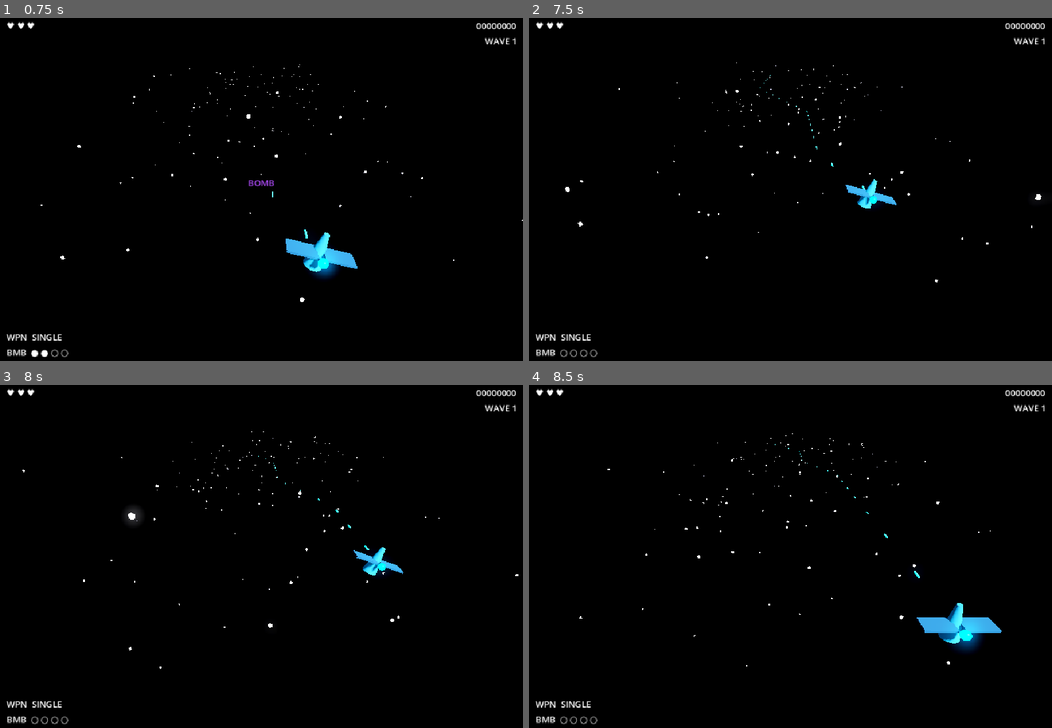
Above: before the commit, frames 1-4 (two rows, left to right).
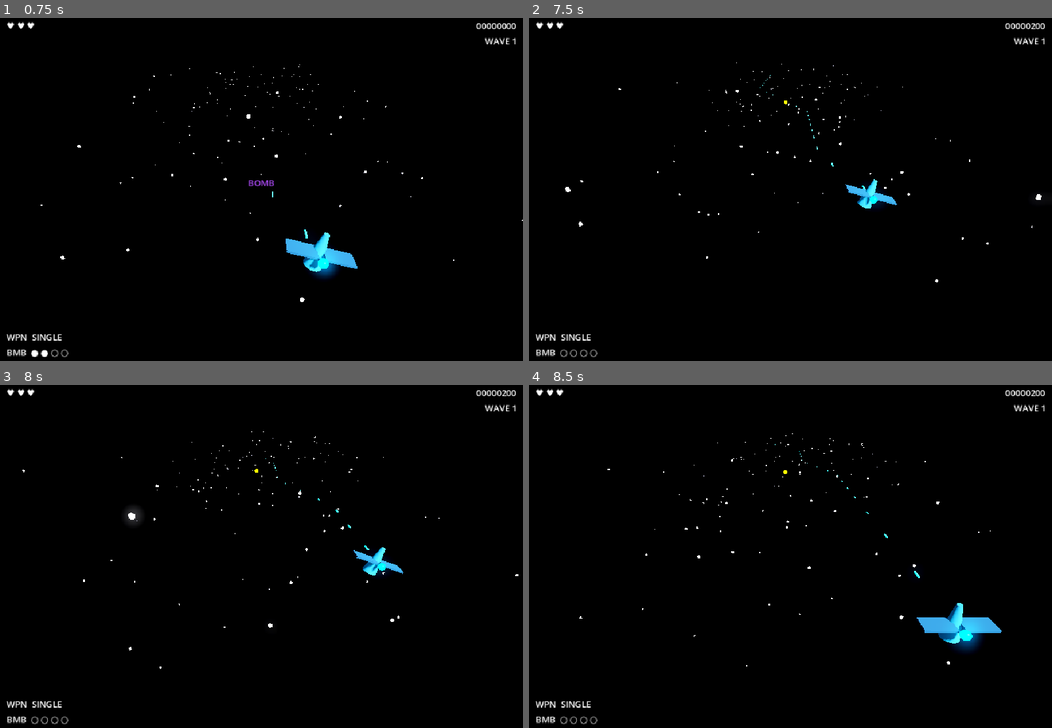
Above: after the commit, the same moments.

Repository: gallak87/tech9
Game: Godot game, scene res://scenes/Main.tscn
Two runs of this game, one before a commit and one after it. Both use one fixed random seed, a clock stepped at 60 frames per second and the inputs below.
Inputs:
- Up to frame 1 (0.75 s): tap Enter (ui_accept) at 0.5 s; hold D (move_right) from 0.53 s (still down); tap X (fire_bomb) at 0.6 s
- Up to frame 2 (7.5 s): tap Enter (ui_accept) at 0.77, 1.52, 3.02, 3.77, 4.52, 6.02, 6.77 s; release D (move_right) at 1.28 s; hold S (move_down) 1.28-2.03 s; tap X (fire_bomb) every 0.75 s from 1.35 to 7.35 s; hold D (move_right) 2.03-2.78 s; hold W (move_up) 2.78-3.53 s; hold A (move_left) 3.53-5.03 s; hold S (move_down) 5.03-5.78 s; hold D (move_right) 5.78-6.53 s; hold W (move_up) 6.53-7.28 s; hold D (move_right) from 7.28 s (still down)
- Up to frame 3 (8 s): keep holding D (move_right); tap Enter (ui_accept) at 7.52 s
- Up to frame 4 (8.5 s): release D (move_right) at 8.03 s; hold S (move_down) from 8.03 s (still down); tap X (fire_bomb) at 8.1 s

Frame 1 is identical in both runs. In frame 2, less than 0.1% of the frame differs, in the area x 7-98%, y 1-78%; in frame 3, less than 0.1%; in frame 4, less than 0.1%.
Error before the commit: Parse Error: Cannot infer the type of "parts" variable because the value doesn't have a set type. (res://scripts/Enemy.gd:166)

Commit message:
vf: fix Variant inference in Enemy._flash_hit

Diff:
--- a/games/void-fracture/scripts/Enemy.gd
+++ b/games/void-fracture/scripts/Enemy.gd
@@ -163,7 +163,7 @@
 				mat.emission_energy_multiplier = 4.0
 	await get_tree().create_timer(0.08).timeout
 	# restore (re-read from manifest)
-	var parts := GeoManifestScript.ENTITIES[_entity_key()]["parts"]
+	var parts: Array = GeoManifestScript.ENTITIES[_entity_key()]["parts"] as Array
 	var i := 0
 	for child in _mesh_root.get_children():
 		if child is MeshInstance3D and i < parts.size():
